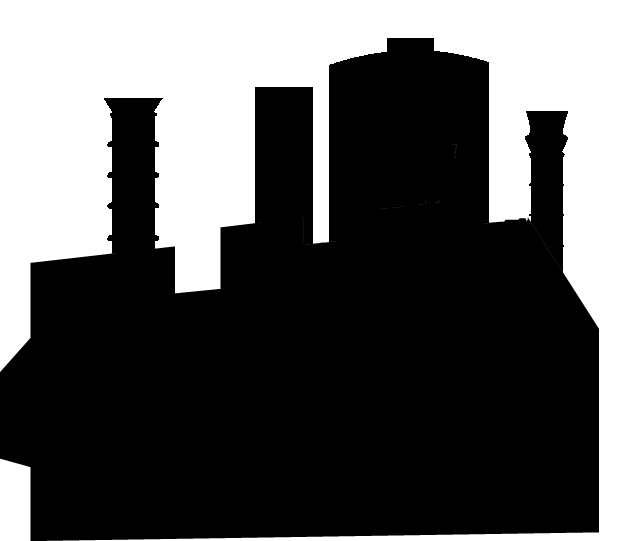
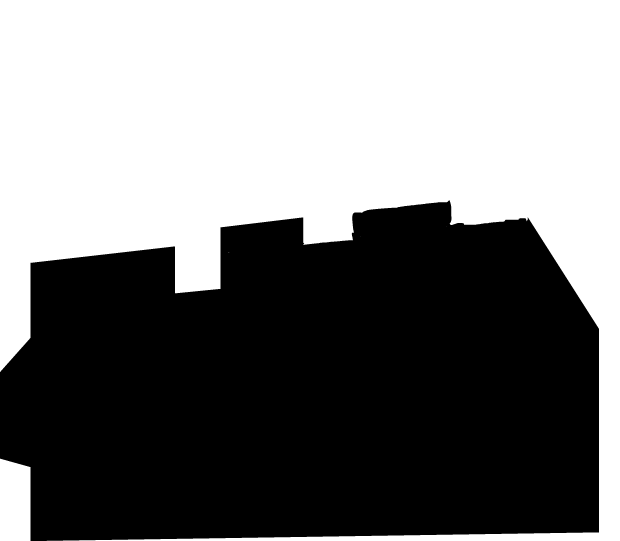
Layer changes from the first w=620, h=541 image to the second:
hid "Слой 0 копия" over box(104, 38, 568, 273)
showed "Слой 0" over box(107, 200, 564, 273)
